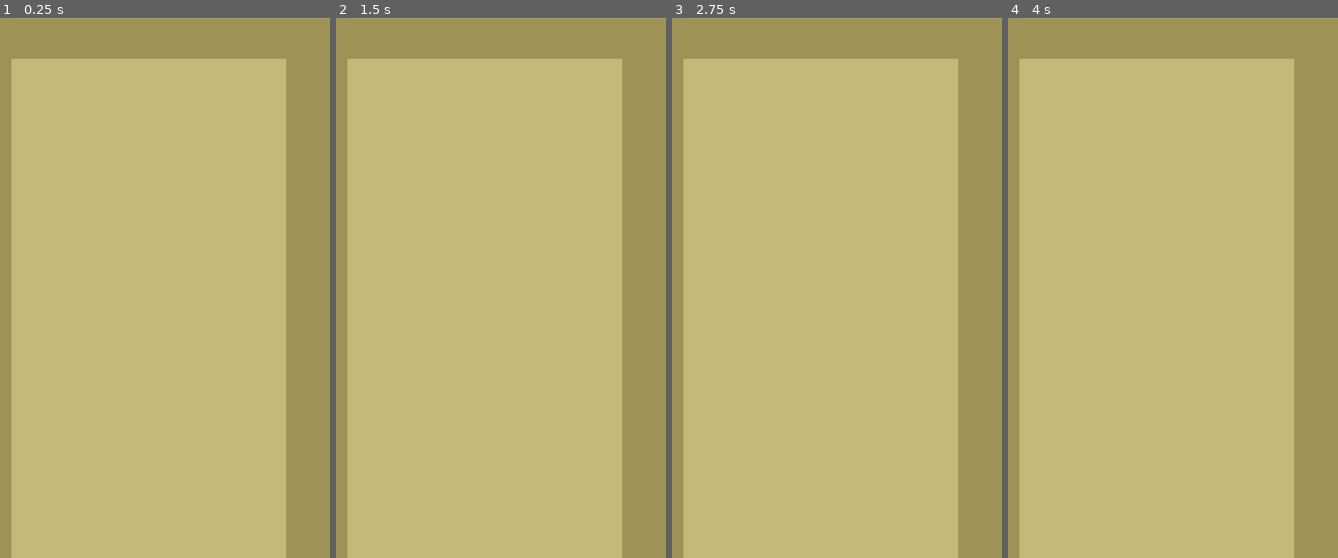
Above: before the commit, frames 1-4 (left to right).
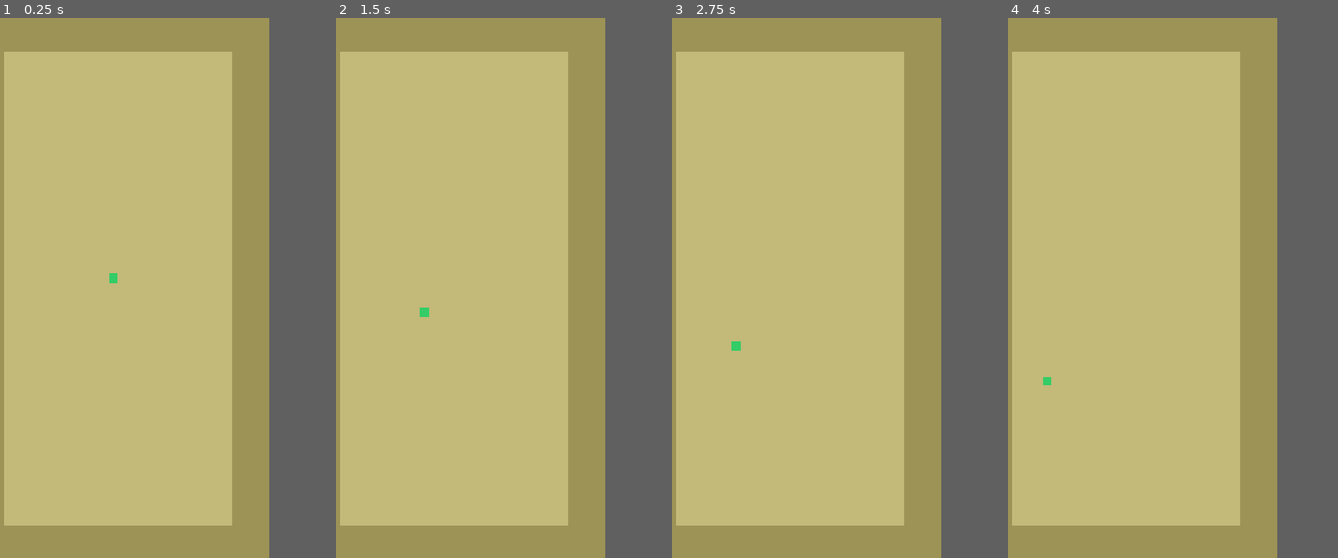
Above: after the commit, the same moments.

Repository: SamuelMTL/BackroomsEvolution
Game: Godot game, scene res://Scenes/main.tscn
Same seed, same stepped clock (60 frames per second), same inputs: the game is played once before the commit and once after it. Before the commit the project has no main scene; this scene is started directly in both runs.
Inputs:
- Up to frame 1 (0.25 s): no input
- Up to frame 2 (1.5 s): no input
- Up to frame 3 (2.75 s): no input
- Up to frame 4 (4 s): no input
The window is 540x800 before the commit and 450x800 after it. Grey fills any space a smaller window leaves; there, only what the larger window draws over its background counts as a difference.

The runs differ from the first frame. In frame 1, 22% of the frame differs, in the area x 1-87%, y 6-100%; in frame 2, 22%; in frame 3, 22%; in frame 4, 22%.

Commit message:
mapa central adicionado com primeiro bichinho andando

Diff:
--- /dev/null
+++ b/backrooms-evolution/Entitys/LittleMan.gd
@@ -0,0 +1,15 @@
+extends CharacterBody2D
+
+const SPEED := 120.0
+
+func _ready() -> void:
+	_pick_random_direction()
+
+func _physics_process(_delta: float) -> void:
+	var collision := move_and_collide(velocity * _delta)
+	if collision:
+		velocity = velocity.bounce(collision.get_normal())
+
+func _pick_random_direction() -> void:
+	var angle := randf() * TAU
+	velocity = Vector2(cos(angle), sin(angle)) * SPEED
--- a/backrooms-evolution/Entitys/LittleMan.tscn
+++ b/backrooms-evolution/Entitys/LittleMan.tscn
@@ -1,3 +1,19 @@
 [gd_scene format=3 uid="uid://c0vqlkxoganly"]
 
-[node name="LittleMan" type="Node2D" unique_id=1511191073]
+[ext_resource type="Script" path="res://Entitys/LittleMan.gd" id="1_littleman"]
+
+[sub_resource type="RectangleShape2D" id="RectangleShape2D_littleman"]
+size = Vector2(32, 32)
+
+[node name="LittleMan" type="CharacterBody2D" unique_id=1511191073]
+script = ExtResource("1_littleman")
+
+[node name="Visual" type="ColorRect" parent="."]
+offset_left = -16.0
+offset_top = -16.0
+offset_right = 16.0
+offset_bottom = 16.0
+color = Color(0.2, 0.8, 0.4, 1)
+
+[node name="CollisionShape2D" type="CollisionShape2D" parent="."]
+shape = SubResource("RectangleShape2D_littleman")
--- a/backrooms-evolution/Scenes/main.tscn
+++ b/backrooms-evolution/Scenes/main.tscn
@@ -1,10 +1,24 @@
 [gd_scene format=3 uid="uid://qgvxnmfm1hm2"]
+
+[ext_resource type="PackedScene" uid="uid://c0vqlkxoganly" path="res://Entitys/LittleMan.tscn" id="1_littleman"]
 
 [sub_resource type="RectangleShape2D" id="RectangleShape2D_7dm0k"]
 size = Vector2(1095, 122)
 
 [sub_resource type="RectangleShape2D" id="RectangleShape2D_ig7tw"]
 size = Vector2(148, 1928)
+
+[sub_resource type="RectangleShape2D" id="RectangleShape2D_wall_top"]
+size = Vector2(1086, 122)
+
+[sub_resource type="RectangleShape2D" id="RectangleShape2D_wall_bottom"]
+size = Vector2(1076, 120)
+
+[sub_resource type="RectangleShape2D" id="RectangleShape2D_wall_left"]
+size = Vector2(136, 1919)
+
+[sub_resource type="RectangleShape2D" id="RectangleShape2D_wall_right"]
+size = Vector2(136, 1919)
 
 [node name="Main" type="Node2D" unique_id=965926756]
 
@@ -99,3 +113,28 @@
 [node name="CollisionShape2D" type="CollisionShape2D" parent="Area2D4" unique_id=970529576]
 position = Vector2(64, 954)
 shape = SubResource("RectangleShape2D_ig7tw")
+
+[node name="WallTop" type="StaticBody2D" parent="."]
+[node name="CollisionShape2D" type="CollisionShape2D" parent="WallTop"]
+position = Vector2(543, 61)
+shape = SubResource("RectangleShape2D_wall_top")
+
+[node name="WallBottom" type="StaticBody2D" parent="."]
+position = Vector2(0, 1804)
+[node name="CollisionShape2D" type="CollisionShape2D" parent="WallBottom"]
+position = Vector2(546, 60)
+shape = SubResource("RectangleShape2D_wall_bottom")
+
+[node name="WallLeft" type="StaticBody2D" parent="."]
+[node name="CollisionShape2D" type="CollisionShape2D" parent="WallLeft"]
+position = Vector2(68, 959)
+shape = SubResource("RectangleShape2D_wall_left")
+
+[node name="WallRight" type="StaticBody2D" parent="."]
+position = Vector2(950, 0)
+[node name="CollisionShape2D" type="CollisionShape2D" parent="WallRight"]
+position = Vector2(68, 959)
+shape = SubResource("RectangleShape2D_wall_right")
+
+[node name="LittleMan" type="CharacterBody2D" parent="." instance=ExtResource("1_littleman")]
+position = Vector2(543, 900)
--- a/backrooms-evolution/project.godot
+++ b/backrooms-evolution/project.godot
@@ -11,6 +11,7 @@
 [application]
 
 config/name="Backrooms Evolution"
+run/main_scene="uid://qgvxnmfm1hm2"
 config/features=PackedStringArray("4.6", "Mobile")
 config/icon="res://icon.svg"
 
@@ -18,6 +19,10 @@
 
 window/size/viewport_width=1080
 window/size/viewport_height=1920
+window/size/window_width_override=540
+window/size/window_height_override=960
+window/stretch/mode="canvas_items"
+window/stretch/aspect="keep"
 window/handheld/orientation=1
 
 [physics]
Not shown, added: backrooms-evolution/Entitys/LittleMan.gd.uid
